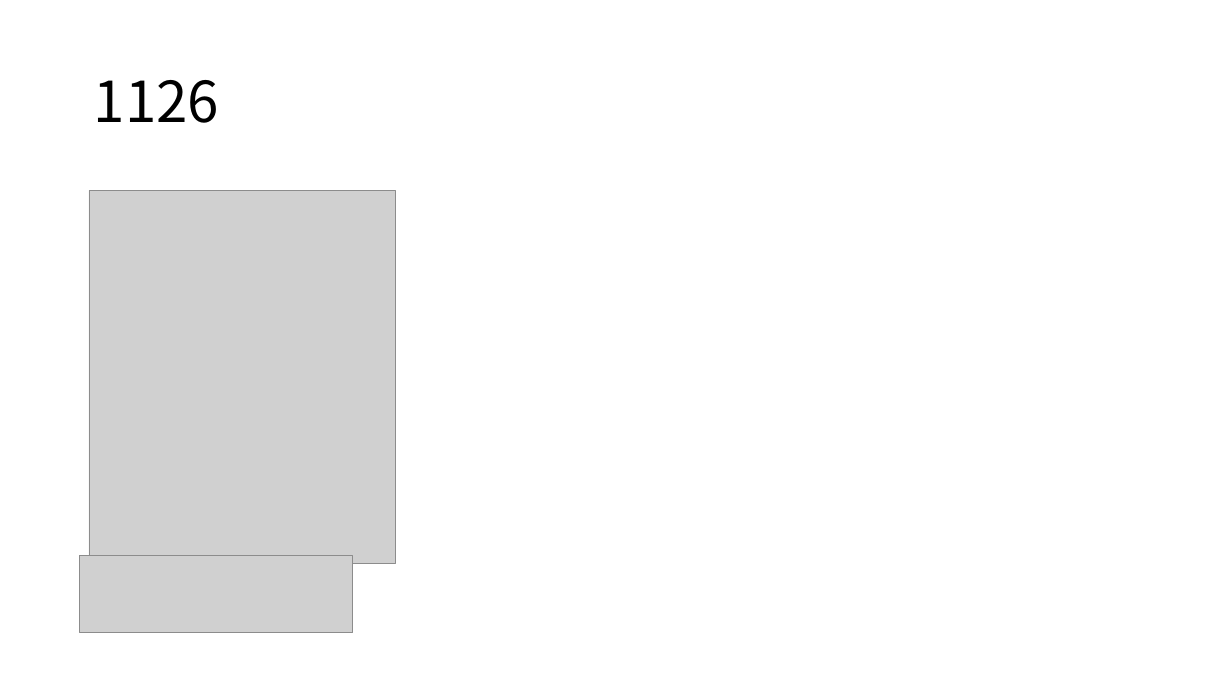
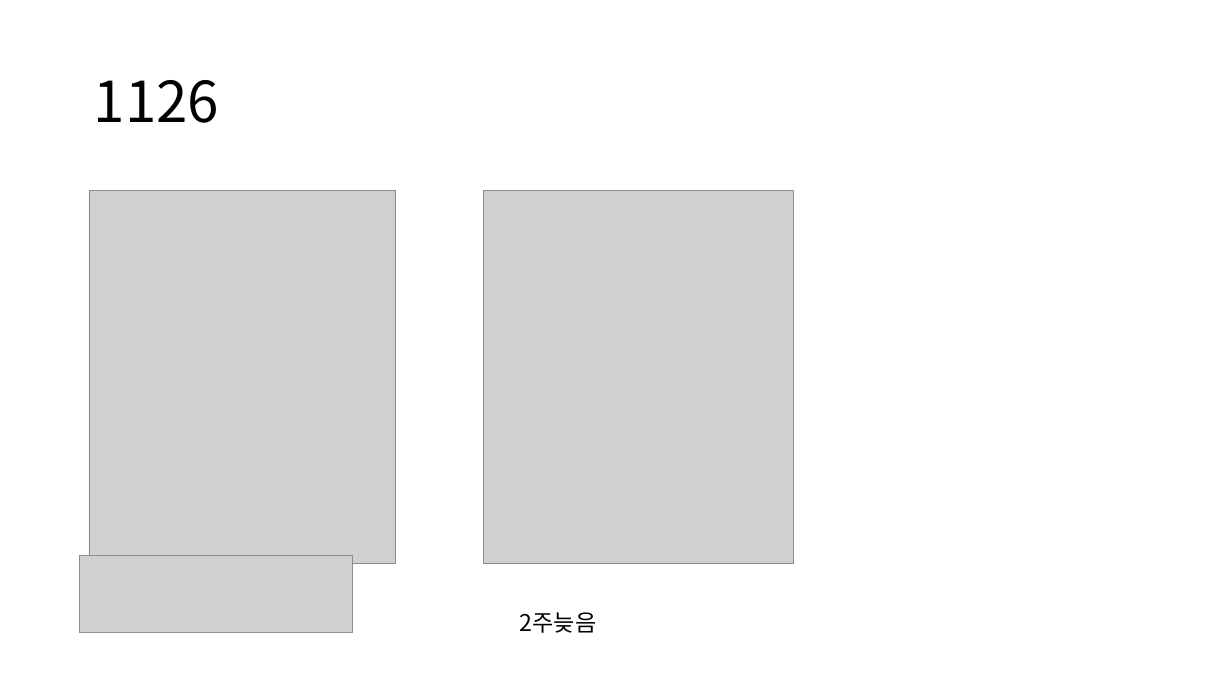
Before and after one commit to qkrtkdals962/ks-webpgm, a slide deck: slide 4 of 웹 프로그래밍.pptx. Drawn at 1232x693 pixels with LibreOffice and Linux fonts; fonts in the diff are those of the drawing; grey boxes stand for pictures. Boxes give left, top, right and bottom in pixels: in the first picture for what was removed or moved away, otherwise in the second. Text is boxed around its words. In the diff, an @@ line names an element or a change of style, - is before the commit and + after.

Commit message:
재 업로드

```diff
--- a/웹 프로그래밍.pptx
+++ b/웹 프로그래밍.pptx
@@ picture added at [483, 190, 794, 563] @@
@@ text added at [520, 612, 597, 633], 18 pt, text #000000 @@
+2주늦음
```
